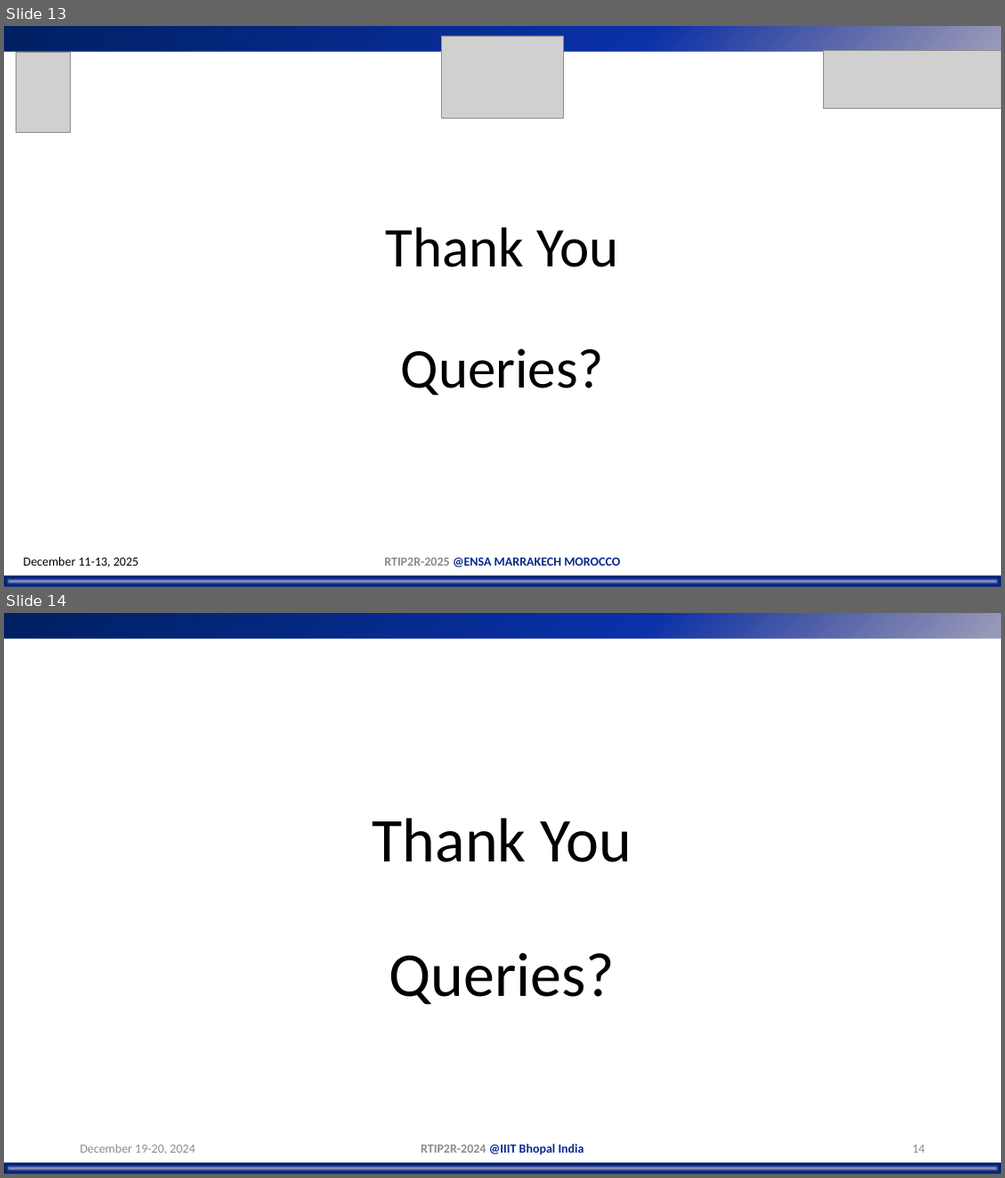
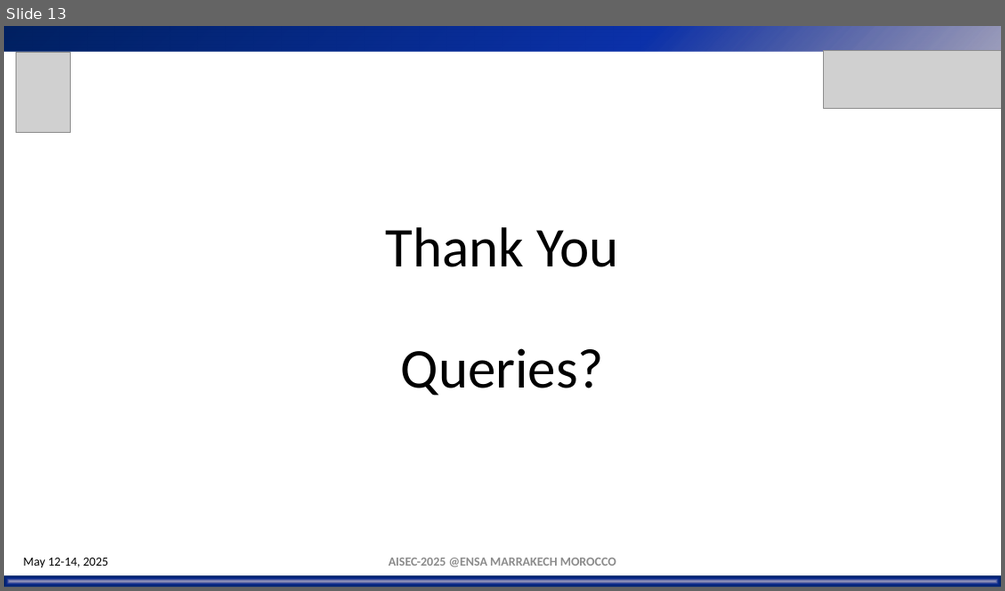
Before and after one commit to mohamedjouhari/Aisec25, a slide deck: AisecConf/Doc/AISEC-2025-PRESENTATION-TEMPLATE.pptx. Shown one above the other, each under a label of ours: slides 13 and 14 before the commit, slide 13 after it. The pictures are 1005x1178 and 1005x591 pixels, drawn with LibreOffice and Linux fonts; fonts in the diff are those of the drawing; grey boxes stand for pictures; background and template pictures are left out. Boxes give left, top, right and bottom in pixels: in the first picture for what was removed or moved away, otherwise in the second. Text is boxed around its words. In the diff, an @@ line names an element or a change of style, - is before the commit and + after.

Commit message:
Powerpoint update

```diff
--- a/AisecConf/Doc/AISEC-2025-PRESENTATION-TEMPLATE.pptx
+++ b/AisecConf/Doc/AISEC-2025-PRESENTATION-TEMPLATE.pptx
@@ slide 14 removed at (4, 613, 1001, 1174), background #FFFFFF; not listed: 2 template elements that a slide beside it also shows @@
@@ title removed at (372, 818, 631, 1005) @@
-Thank You
-Queries?
@@ text removed at (80, 1143, 194, 1153) @@
-December 19-20, 2024
@@ text removed at (421, 1143, 584, 1155) @@
-RTIP2R-2024 @IIIT Bhopal India
@@ page number removed at (912, 1144, 924, 1152) @@
-14
@@ slide 13 changed as well @@
@@ picture removed at (442, 36, 564, 118) @@
@@ text at (24, 557, 108, 568): text changed @@
-December 11-13, 2025
+May 12-14, 2025
@@ text at (388, 557, 616, 567): text changed; text colour #09298F to #8C8C8C @@
-RTIP2R-2025 @ENSA MARRAKECH MOROCCO
+AISEC-2025 @ENSA MARRAKECH MOROCCO
```
Also in this commit, not shown: 12 other slides changed.
